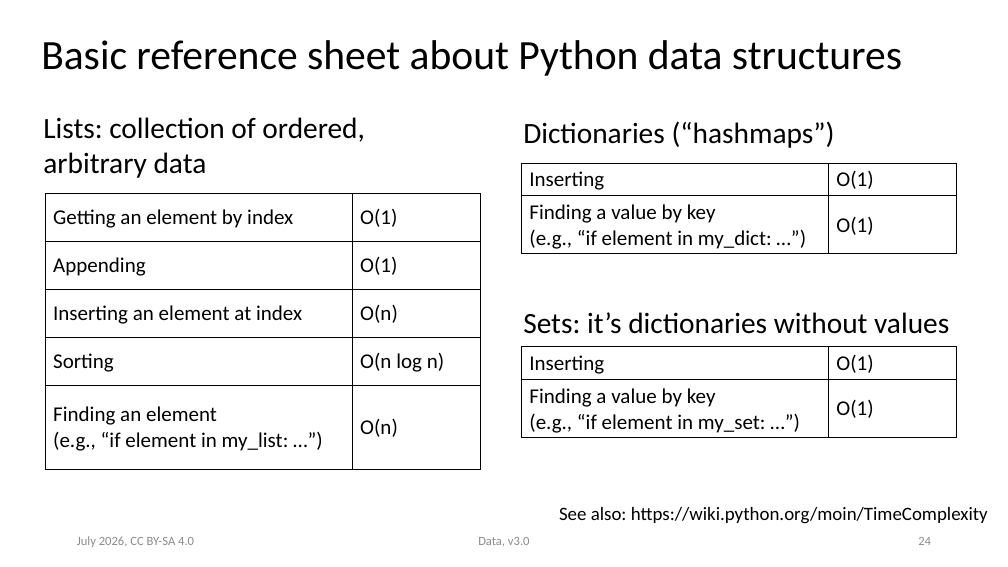
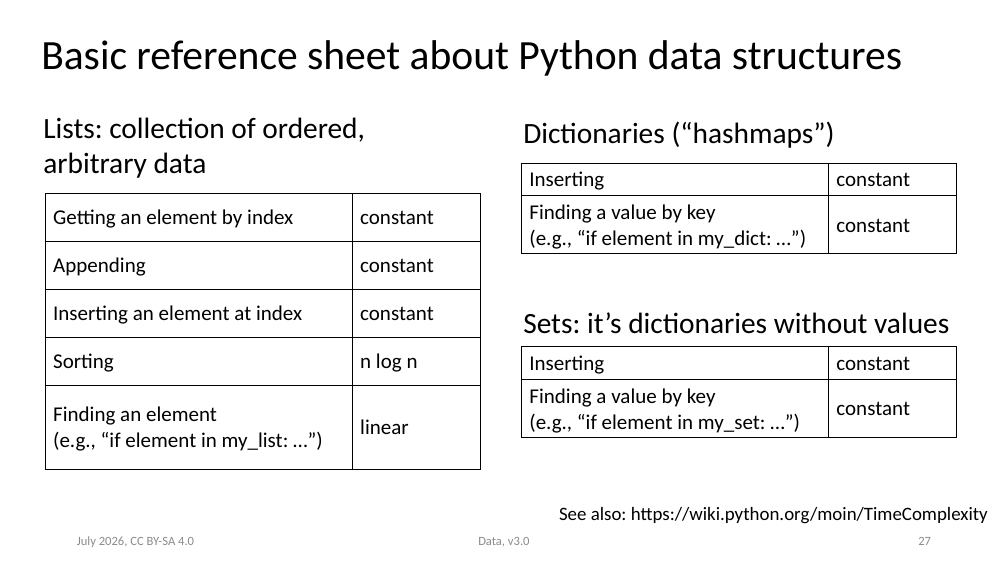
Before and after one commit to ASPP/data_class, a slide deck: slide 27 of data.pptx (slide 24 before the commit). Drawn at 1008x567 pixels with LibreOffice and Linux fonts; fonts in the diff are those of the drawing. Boxes give left, top, right and bottom in pixels: in the first picture for what was removed or moved away, otherwise in the second. Text is boxed around its words. In the diff, an @@ line names an element or a change of style, - is before the commit and + after.

Commit message:
Data and Numpy slides exported to pdf

```diff
--- a/data.pptx
+++ b/data.pptx
@@ table at [522, 163, 957, 254] @@
-row 1, column 2: O(1)
+row 1, column 2: constant
-row 2, column 2: O(1)
+row 2, column 2: constant
@@ table at [45, 194, 480, 470] @@
-row 1, column 2: O(1)
+row 1, column 2: constant
-row 2, column 2: O(1)
+row 2, column 2: constant
-row 3, column 2: O(n)
+row 3, column 2: constant
-row 4, column 2: O(n log n)
+row 4, column 2: n log n
-row 5, column 2: O(n)
+row 5, column 2: linear
@@ table at [522, 347, 957, 438] @@
-row 1, column 2: O(1)
+row 1, column 2: constant
-row 2, column 2: O(1)
+row 2, column 2: constant
@@ page number at [918, 537, 931, 545]: text changed @@
-24
+27
```
Also in this commit, not shown: 12 other slides changed, 1 slide added, 2 slides removed, 3 other files.
